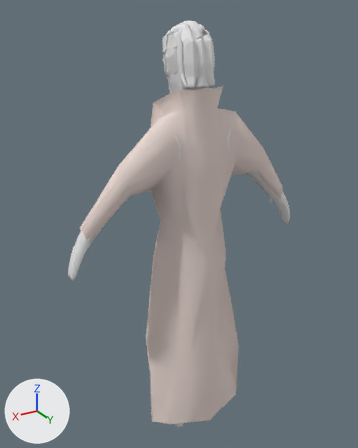
The Blender file UJr - Quizz/Assets/Models/Bernardo/Bernardo_X_Snakeyes.blend, before and after one commit.
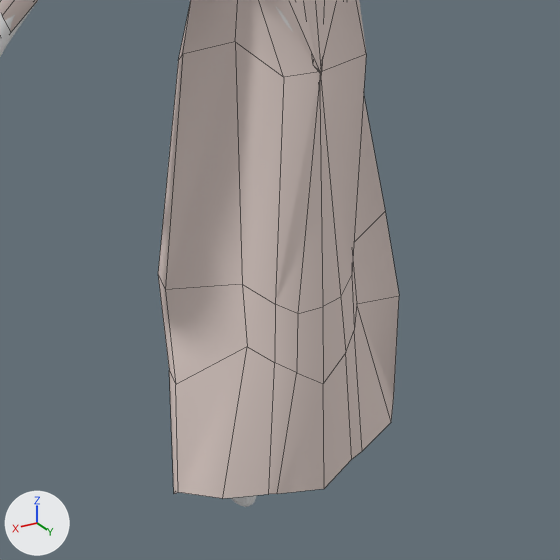
The first picture shows the older version from a 50 mm lens placed at (7.04, 10.99, 4.86), pointed at (0.18, -0.46, -0.86). The close-ups show both versions on the part from 24% to 84% of the width and 52% to 100% of the height of that picture. The lights are fixed; the arrows at lower left show +X, +Y and +Z. The close-ups show mesh edges as thin lines.

The scene before the commit, as lines of its bpy script (objects in view):
```python
me_cube_001 = bpy.data.meshes.new('Cube.001')
me_cube_001.from_pydata(...)  # 100 vertices, 76 faces; spans x 0.0..3.32, y -1.04..1.12, z -7.22..3.12
me_cube_001.polygons.foreach_set('use_smooth', [True] * 76)
me_cube_001.materials.append(mat_material)  # its picture is missing
ob_cube_001 = bpy.data.objects.new('Cube.001', me_cube_001)
ob_cube_001.location = (-0.03, 0.0, 0.0)
_m = ob_cube_001.modifiers.new('Mirror', 'MIRROR')
_m.use_clip = True
```
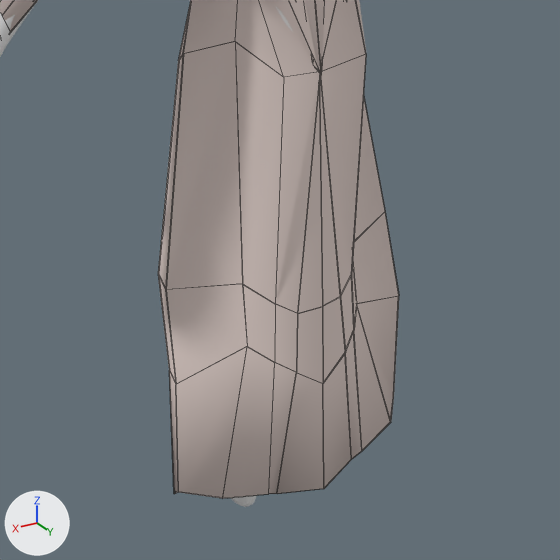
Where the change shows, as pixel boxes [x1, y1, x2, y2] in the close-ups (560 x 560 px):
'Cube.001', modifiers changed
    both: [0, 0, 399, 498]

Edits to the bpy script that builds the scene:
```text
Change ob_cube_001:
    add _m = ob_cube_001.modifiers.new('Solidify', 'SOLIDIFY')
    add _m.nonmanifold_thickness_mode = 'FIXED'
    add _m.nonmanifold_merge_threshold = 0.0003
```
